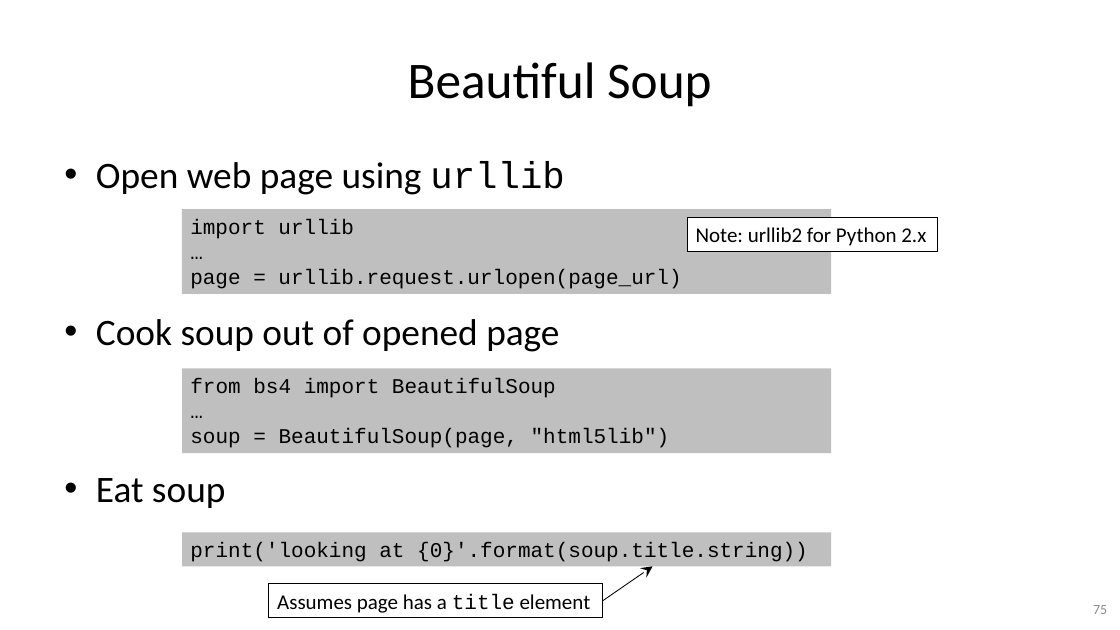
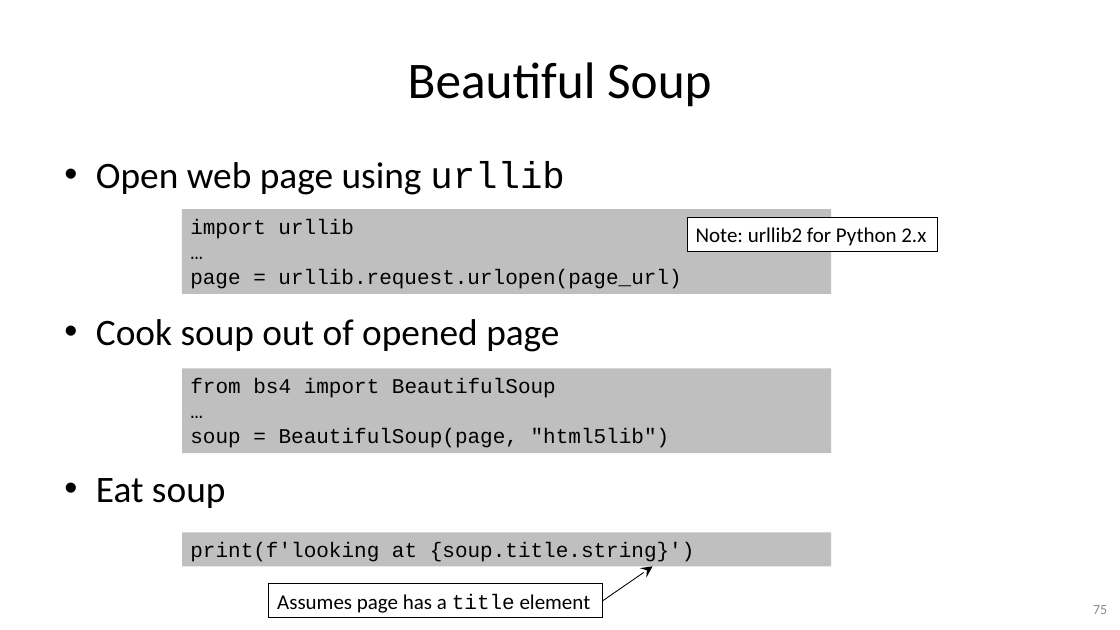
Before and after one commit to gjbex/Python-for-data-science, a slide deck: slide 75 of python_for_data_science.pptx. Drawn at 1120x630 pixels with LibreOffice and Linux fonts; fonts in the diff are those of the drawing. Boxes give left, top, right and bottom in pixels: in the first picture for what was removed or moved away, otherwise in the second. Text is boxed around its words. In the diff, an @@ line names an element or a change of style, - is before the commit and + after.

Commit message:
Use f-strings rather than format

```diff
--- a/python_for_data_science.pptx
+++ b/python_for_data_science.pptx
@@ text in rectangle at (190,542,695,562): text changed @@
-print('looking at {0}'.format(soup.title.string))
+print(f'looking at {soup.title.string}')
```
Also in this commit, not shown: 2 other slides changed.
